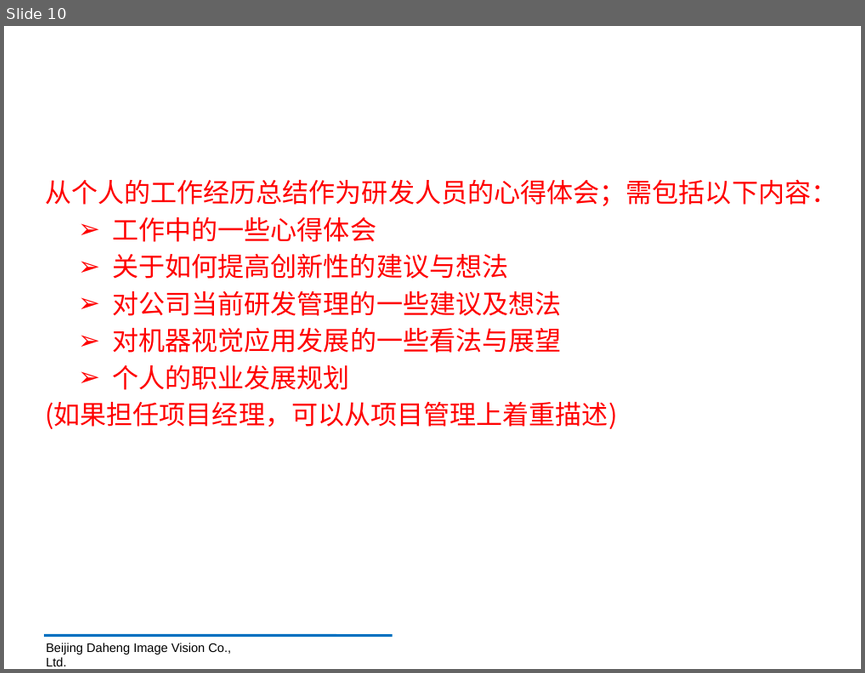
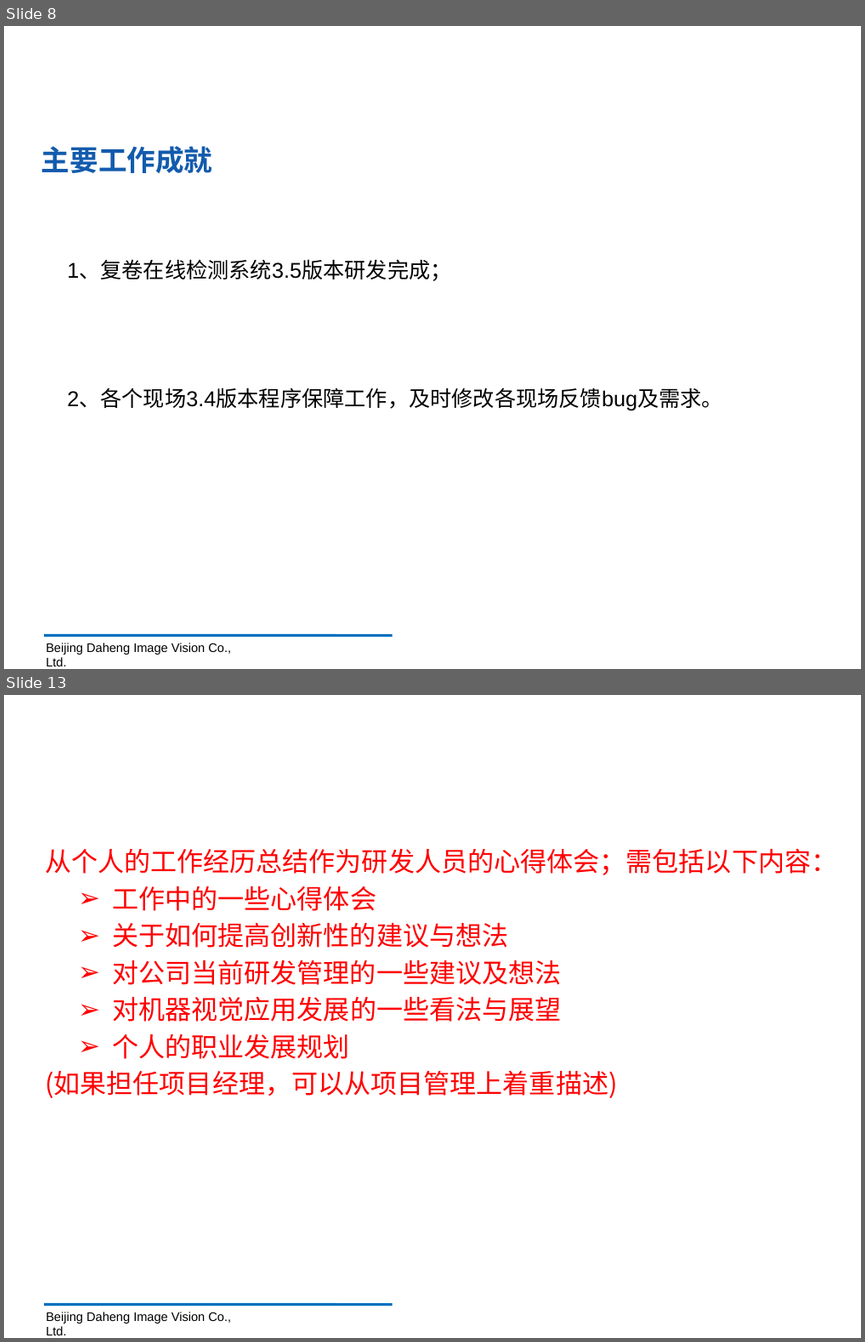
Before and after one commit to sabercc0805/daheng, a slide deck: 研发工程师述职报告PPT-张赵浩然-2018.pptx. Shown one above the other, each under a label of ours: slide 10 before the commit, slides 8 and 13 after it; the slides between them are not shown. The pictures are 865x673 and 865x1342 pixels, drawn with LibreOffice and Linux fonts; fonts in the diff are those of the drawing; background and template pictures are left out. Boxes give left, top, right and bottom in pixels: in the first picture for what was removed or moved away, otherwise in the second. Text is boxed around its words. In the diff, an @@ line names an element or a change of style, - is before the commit and + after.

```diff
--- a/研发工程师述职报告PPT-张赵浩然-2018.pptx
+++ b/研发工程师述职报告PPT-张赵浩然-2018.pptx
@@ slide 8 added at (4, 26, 861, 669), background picture (left out) @@
@@ text added at (53, 26, 825, 112), 44 pt, text #FFFFFF, bold @@
+工作业绩
@@ text added at (41, 146, 213, 173), 24 pt, text #135BAD, bold @@
+主要工作成就
@@ text added at (67, 260, 722, 411), 18 pt, text #000000 @@
+1、复卷在线检测系统3.5版本研发完成；
+2、各个现场3.4版本程序保障工作，及时修改各现场反馈bug及需求。
@@ line added from (44, 635) to (392, 635), #0070C0 2.25 pt @@
@@ text added at (46, 642, 231, 666), 10.5 pt, text #000000 @@
+Beijing Daheng Image Vision Co., Ltd.
@@ what was slide 10 is now slide 13 @@
```
Also in this commit, not shown: 4 slides changed, 4 other slides added, 2 slides removed.
